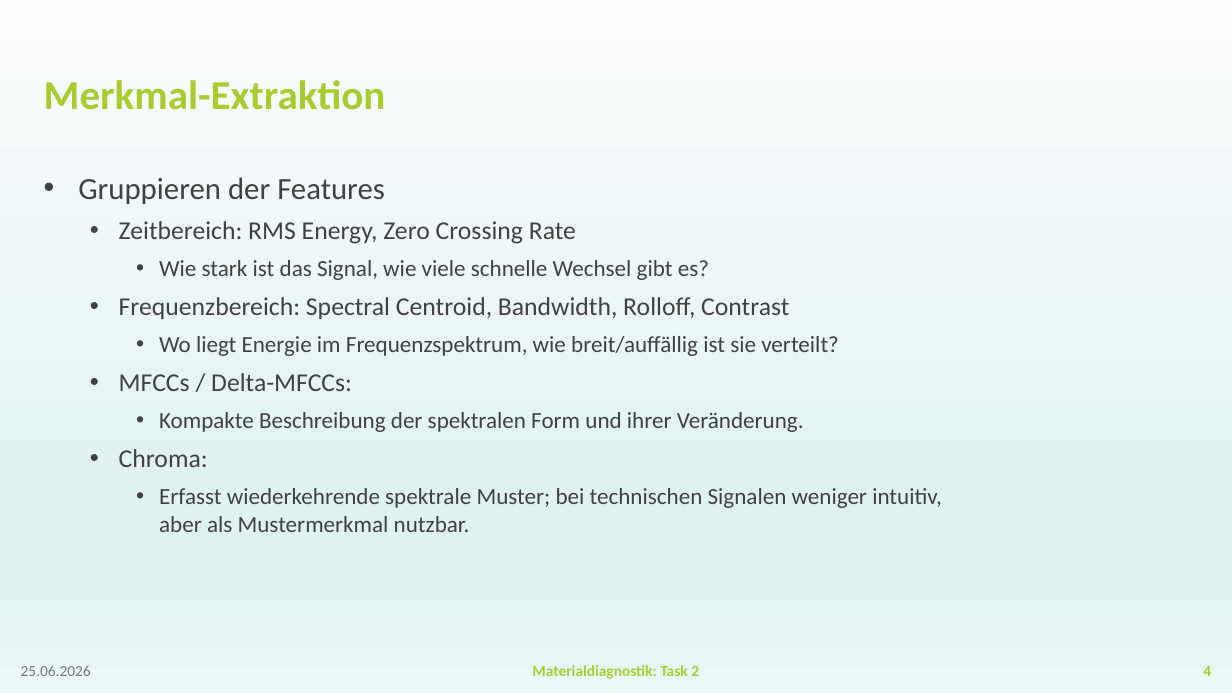
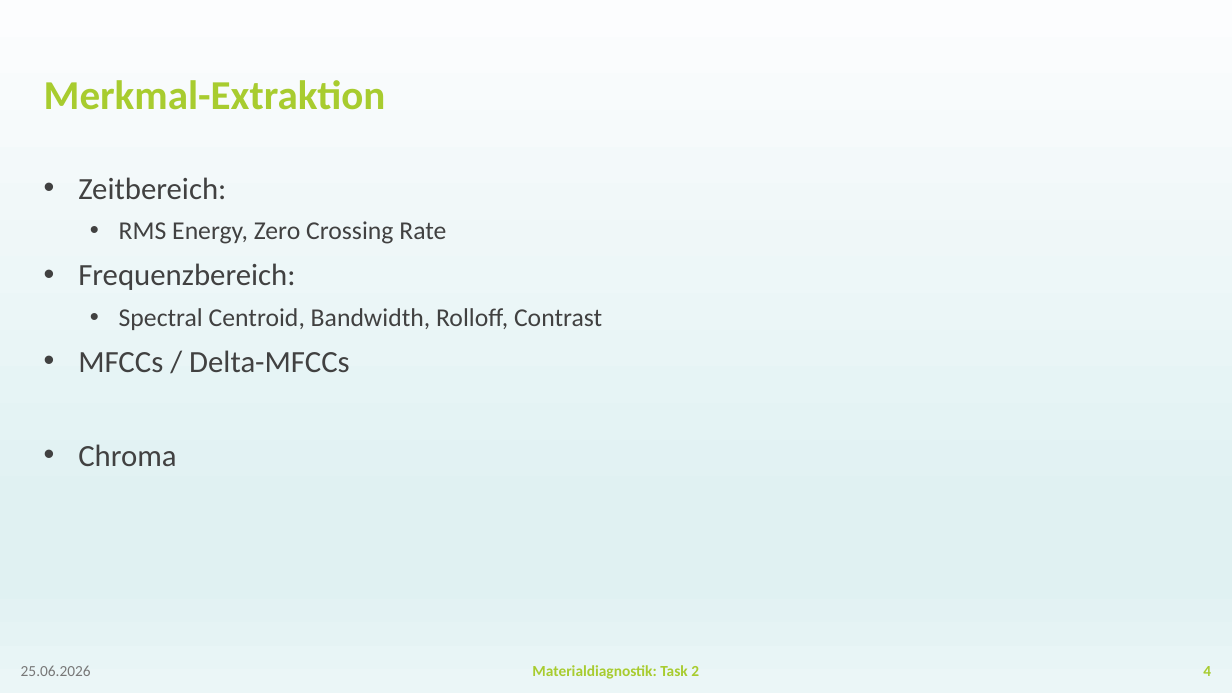
Before and after one commit to BGielczynski/AI_diagnostics, a slide deck: slide 4 of Task_2/Task2Powerpoint.pptx. Drawn at 1232x693 pixels with LibreOffice and Linux fonts; fonts in the diff are those of the drawing; background and template pictures are left out. Boxes give left, top, right and bottom in pixels: in the first picture for what was removed or moved away, otherwise in the second. Text is boxed around its words. In the diff, an @@ line names an element or a change of style, - is before the commit and + after.

Commit message:
updated pptx

```diff
--- a/Task_2/Task2Powerpoint.pptx
+++ b/Task_2/Task2Powerpoint.pptx
@@ text at [78, 177, 602, 466]: text changed; size 18 to 20 pt @@
-• Gruppieren der Features
-  • Zeitbereich: RMS Energy, Zero Crossing Rate
-    • Wie stark ist das Signal, wie viele schnelle Wechsel gibt es?
-  • Frequenzbereich: Spectral Centroid, Bandwidth, Rolloff, Contrast
-    • Wo liegt Energie im Frequenzspektrum, wie breit/auffällig ist sie verteilt?
-  • MFCCs / Delta-MFCCs:
-    • Kompakte Beschreibung der spektralen Form und ihrer Veränderung.
-  • Chroma:
-    • Erfasst wiederkehrende spektrale Muster; bei technischen Signalen weniger intuitiv,
-      aber als Mustermerkmal nutzbar.
+• Zeitbereich:
+  • RMS Energy, Zero Crossing Rate
+• Frequenzbereich:
+  • Spectral Centroid, Bandwidth, Rolloff, Contrast
+• MFCCs / Delta-MFCCs
+• Chroma
```
Also in this commit, not shown: 1 other slide changed.
